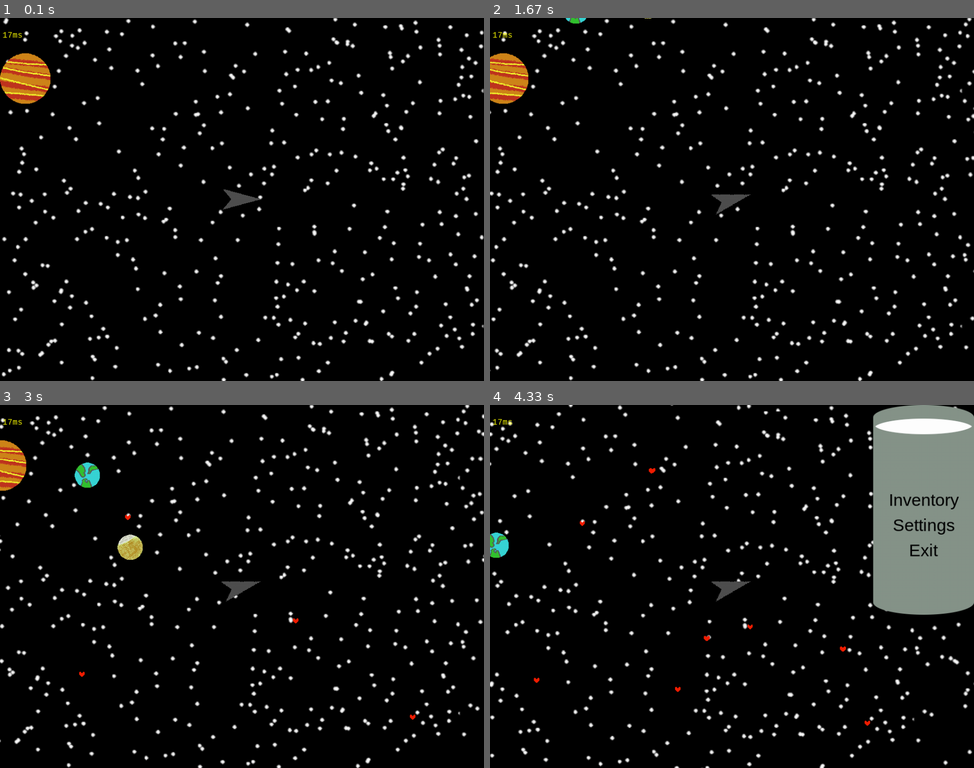
Above: before the commit, frames 1-4 (two rows, left to right).
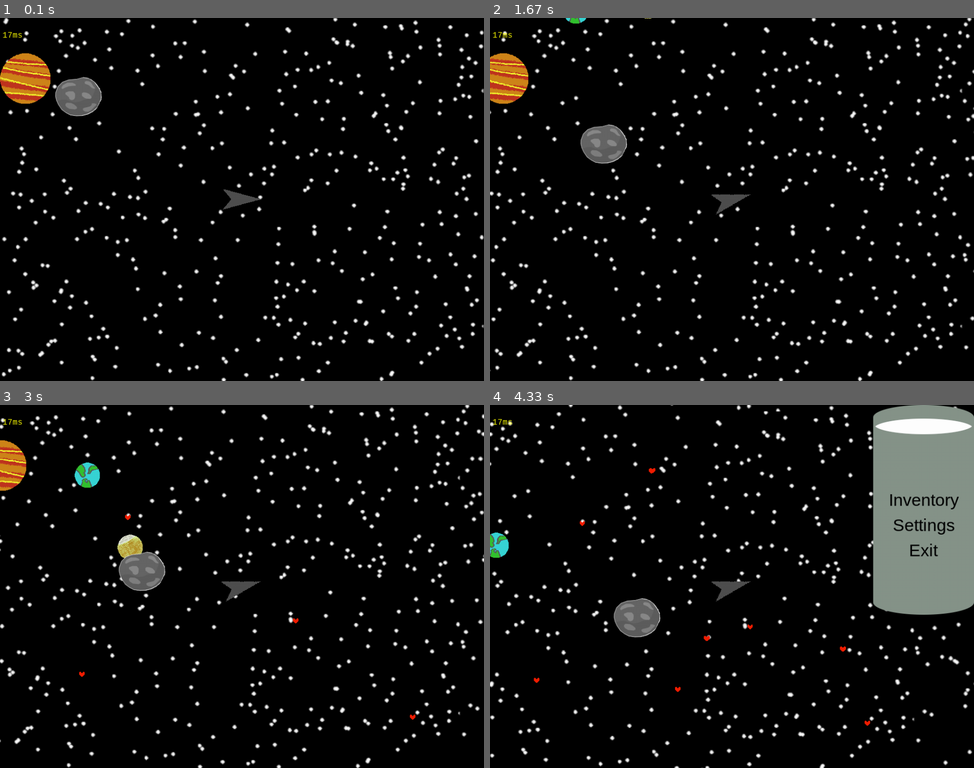
Above: after the commit, the same moments.

Repository: Jacob-OTW/Explorer-in-PyGame
Game: pygame game, started from main.py
Two runs of this game, one before a commit and one after it. Both use one fixed random seed, a clock stepped at 60 frames per second and the inputs below.
Inputs (mouse positions are in pixels of both pictures, inside the frame that each line leads up to):
- Up to frame 1 (0.1 s): no input
- Up to frame 2 (1.67 s): tap Space at 0.33 s; click (886, 188) at 0.72 s; tap A at 1 s; right-click (581, 145) at 1.38 s
- Up to frame 3 (3 s): click (91, 669) at 1.72 s; click (421, 713) at 2.05 s; hold Up 2.33-2.63 s; click (300, 619) at 2.42 s; hold Down 2.67-2.97 s; click (125, 513) at 2.75 s
- Up to frame 4 (4.33 s): hold Up 3-3.37 s; tap Space at 3.07, 3.47, 3.87, 4.2 s; click (707, 680) at 3.08 s; hold Down 3.4-3.77 s; click (732, 630) at 3.48 s; hold Up 3.8-4.1 s; click (857, 644) at 3.88 s; tap E at 3.95 s; hold Down from 4.13 s (still down); click (654, 466) at 4.22 s

The runs differ from the first frame. In frame 1, 0.8% of the frame differs, in the area x 11-22%, y 16-28%; in frame 2, 0.8%, in the area x 18-29%, y 29-41%; in frame 3, 0.8%; in frame 4, 0.8%.

Commit message:
Added asteroid feature to planet_obj

Diff:
--- /dev/null
+++ b/asteroid_obj.py
@@ -0,0 +1,24 @@
+import pygame
+from settings import stage
+
+
+class Asteroid(pygame.sprite.Sprite):
+    def __init__(self, pos=(0, 0), force=(0, 0), loot='Item_A'):
+        super().__init__()
+        self.status = ['Asteroid']
+        self.image = pygame.image.load('Assets/Planets/asteroid.png')
+        self.rect = self.image.get_rect()
+        self.mask = pygame.mask.from_surface(self.image)
+        self.startx, self.starty = pos
+        self.XF, self.YF = force
+        self.loot = loot
+
+    def update(self):
+        self.startx += self.XF
+        self.starty += self.YF
+        self.rect.x = self.startx - stage.XScroll
+        self.rect.y = self.starty - stage.YScroll
+
+
+asteroid_group = pygame.sprite.Group()
+asteroid_group.add(Asteroid(pos=(100, 100), force=(1, 1)))
--- a/main.py
+++ b/main.py
@@ -120,6 +120,7 @@
 
 Stars.addstars()  # Add the 4 background tiles
 
+mimic_group.add(Mimic(play, is_player=True))
 for i in planet_group.sprites():
     mimic_group.add(Mimic(i))
 
--- a/mimic_obj.py
+++ b/mimic_obj.py
@@ -3,19 +3,24 @@
 
 
 class Mimic(pygame.sprite.Sprite):
-    map_zoom = 2
+    map_zoom = 1
 
-    def __init__(self, target):
+    def __init__(self, target, is_player=False):
         super().__init__()
+        self.player = is_player
         self.target = target
-        self.image = pygame.transform.scale(target.image, (10, 10))
+        self.div = 10 if self.player else 10
+        self.image = pygame.transform.scale(self.target.image,
+                                            (self.target.rect.width / self.div, self.target.rect.height / self.div))
         self.rect = self.image.get_rect()
 
     def update(self):
         self.image = pygame.transform.scale(self.target.image,
-                                            (self.target.rect.width / 25, self.target.rect.height / 25))
-        self.rect.center = ((self.target.startx * 0.018 / Mimic.map_zoom) + stage.SCREEN_WIDTH / 2,
-                            (self.target.starty * 0.018 / Mimic.map_zoom) + stage.SCREEN_HEIGHT / 2)
+                                            (self.target.rect.width / self.div, self.target.rect.height / self.div))
+        x = stage.XScroll + self.target.rect.centerx if self.player else self.target.startx
+        y = stage.YScroll + self.target.rect.centery if self.player else self.target.starty
+        self.rect.center = ((x * 0.018 / Mimic.map_zoom) + stage.SCREEN_WIDTH / 2,
+                            (y * 0.018 / Mimic.map_zoom) + stage.SCREEN_HEIGHT / 2)
 
 
 mimic_group = pygame.sprite.Group()
--- a/planet_obj.py
+++ b/planet_obj.py
@@ -6,7 +6,7 @@
 
 
 class Planet(pygame.sprite.Sprite):  # This class is used for Planets of all kind
-    def __init__(self, x, y, xf=0, yf=0, status=None, size=100, orbit_speed=10, mass=0.01, loot=None, costume_num=1, buying=None, selling=None):  # buying is a dict of items that can be bought, and selling can be sold by the player
+    def __init__(self, x, y, xf=0, yf=0, status=None, size=100, orbit_speed=10, mass=0.01, loot=None, costume_num='1', buying=None, selling=None):  # buying is a dict of items that can be bought, and selling can be sold by the player
         super().__init__()
         if status is None:
             status = ['Static']
@@ -50,6 +50,11 @@
             self.starty += self.YF
             if play.Current_Planet == self:
                 stage.change_scroll((self.XF, self.YF))
+        elif 'Asteroid' in self.status:
+            self.startx += self.XF
+            self.starty += self.YF
+            if play.Current_Planet == self:
+                stage.change_scroll((self.XF, self.YF))
         if 'Loot' in self.status:
             if play.Current_Planet == self:
                 if self.loot not in play.inventory:
@@ -68,5 +73,6 @@
 
 planet_group = pygame.sprite.Group()
 planet_group.add(Planet(0, 70, status=['Static']))
-planet_group.add(Planet(0, -130, xf=8, yf=-3, mass=0.005, orbit_speed=2, size=50, costume_num=3, buying={'Wood': 5, 'Steel': 10}, selling={'Wood': 3, 'Item':10},  status=['Moving', 'Shop']))
-planet_group.add(Planet(0, -260, xf=8, yf=-3, mass=0.003, orbit_speed=4, size=50, costume_num=4, loot='Item', status=['Moving', 'Loot']))
+planet_group.add(Planet(0, -130, xf=8, yf=-3, mass=0.005, orbit_speed=2, size=50, costume_num='3', buying={'Wood': 5, 'Steel': 10}, selling={'Wood': 3, 'Item': 10},  status=['Moving', 'Shop']))
+planet_group.add(Planet(0, -260, xf=8, yf=-3, mass=0.003, orbit_speed=4, size=50, costume_num='4', loot='Item', status=['Moving', 'Loot']))
+planet_group.add(Planet(100, 100, xf=1, yf=1, costume_num='asteroid', loot='Item_A', status=['Asteroid', 'Loot']))
--- a/player_obj.py
+++ b/player_obj.py
@@ -68,6 +68,14 @@
         # Move game world if floating
         if not self.Current_Planet:
             stage.change_scroll((self.XF, self.YF))
+            if stage.XScroll > 25000:
+                stage.XScroll = -25000
+            elif stage.XScroll < -25000:
+                stage.XScroll = 25000
+            elif stage.YScroll > 10000:
+                stage.YScroll = -10000
+            elif stage.YScroll < -10000:
+                stage.YScroll = 10000
 
         # Align all images and masks
         self.image = pygame.transform.rotate(self.Surface, self.angle)
Binary file added: Assets/Planets/asteroid.png
